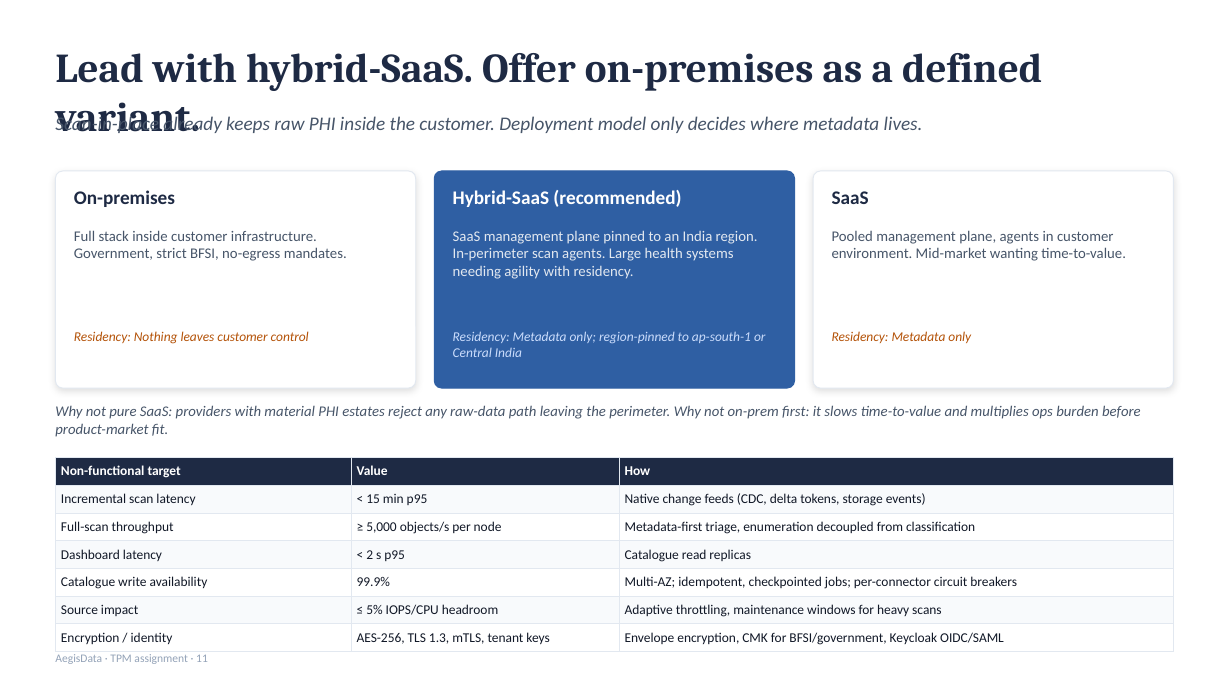
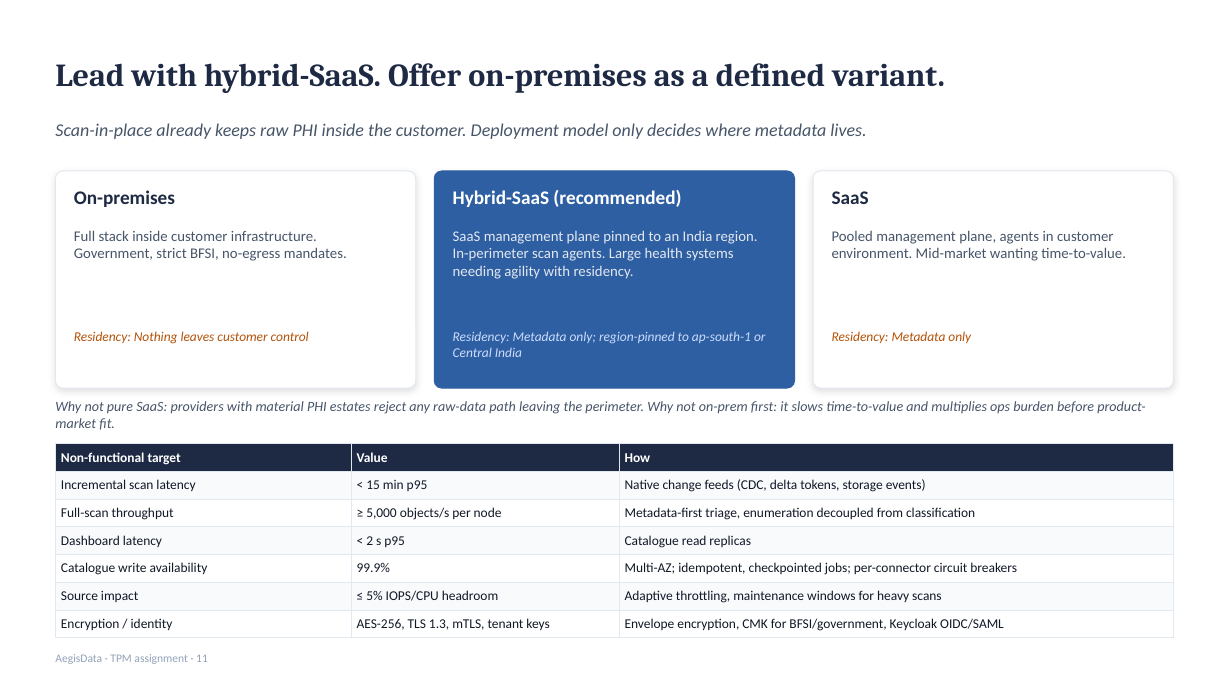
Before and after one commit to Isha1225/aegisdata, a slide deck: slide 11 of deck/AegisData_Deck.pptx. Drawn at 1232x693 pixels with LibreOffice and Linux fonts; fonts in the diff are those of the drawing. Boxes give left, top, right and bottom in pixels: in the first picture for what was removed or moved away, otherwise in the second. Text is boxed around its words. In the diff, an @@ line names an element or a change of style, - is before the commit and + after.

Commit message:
Deck: fix title wrapping and table spacing after visual QA

```diff
--- a/deck/AegisData_Deck.pptx
+++ b/deck/AegisData_Deck.pptx
@@ text "Lead with hybrid-SaaS. Offer on-premises ..." at box(55, 63, 945, 93): size 32 to 25 pt; vertical alignment top to middle @@
@@ text "Scan-in-place already keeps raw PHI ...": place and size @@
-text "Scan-in-place already keeps raw PHI ..." at box(55, 114, 923, 135)
+text "Scan-in-place already keeps raw PHI ..." at box(55, 123, 866, 139)
@@ text "Scan-in-place already keeps raw PHI ..." at box(55, 123, 866, 139): size 15 to 14 pt @@
@@ text "Why not pure SaaS: providers ..." at box(55, 401, 1145, 430): size 11.5 to 11 pt @@
@@ table: place and size @@
-table at box(55, 457, 1174, 649)
+table at box(55, 444, 1174, 635)
```
Also in this commit, not shown: 13 other slides changed, 1 other file.
